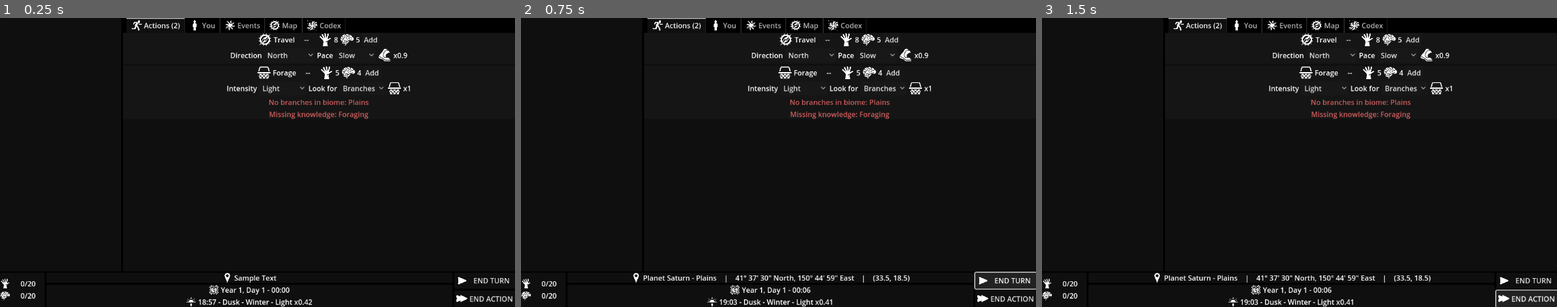
Above: before the commit, frames 1-3 (left to right).
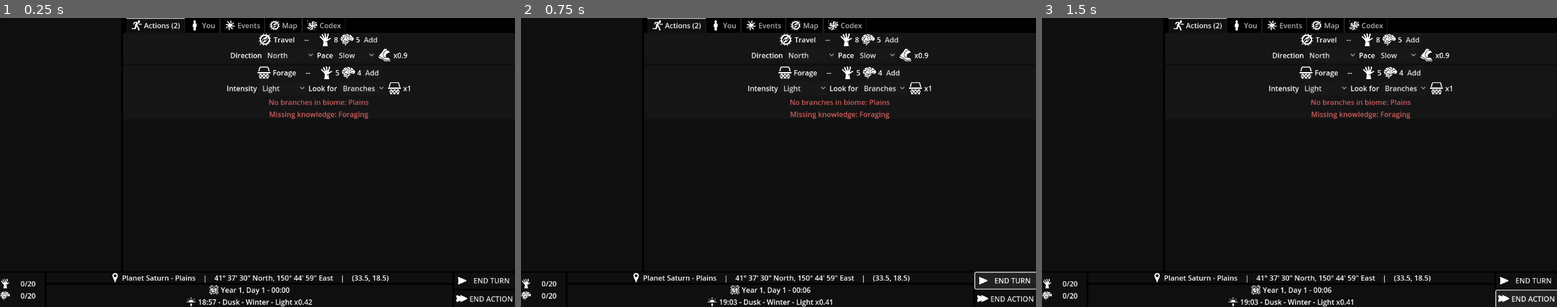
Above: after the commit, the same moments.

Repository: Turnovus/Space-Adventure-RPG
Game: Godot game, scene res://main.tscn
Two runs of this game, one before a commit and one after it. Both use one fixed random seed, a clock stepped at 60 frames per second and the inputs below.
Inputs:
- Up to frame 1 (0.25 s): no input
- Up to frame 2 (0.75 s): click "END TURN" at 0.5 s
- Up to frame 3 (1.5 s): click "END ACTION" at 1.25 s

The runs differ from the first frame. In frame 1, 0.5% of the frame differs, in the area x 21-76%, y 88-92%; in frame 2, nothing differs; in frame 3, nothing differs.

Commit message:
Update location_panel.gd
Remove impossible await statement.

Diff:
--- a/Alpha/interface/main_interface_components/location_panel.gd
+++ b/Alpha/interface/main_interface_components/location_panel.gd
@@ -19,7 +19,6 @@
 func _ready():
 	var galaxy : Galaxy = await ReferenceSingleton.get_galaxy()
 	galaxy.turn_post.connect(_on_turn_post)
-	await galaxy.ready
 	_on_turn_post(galaxy.turn)
 
 
